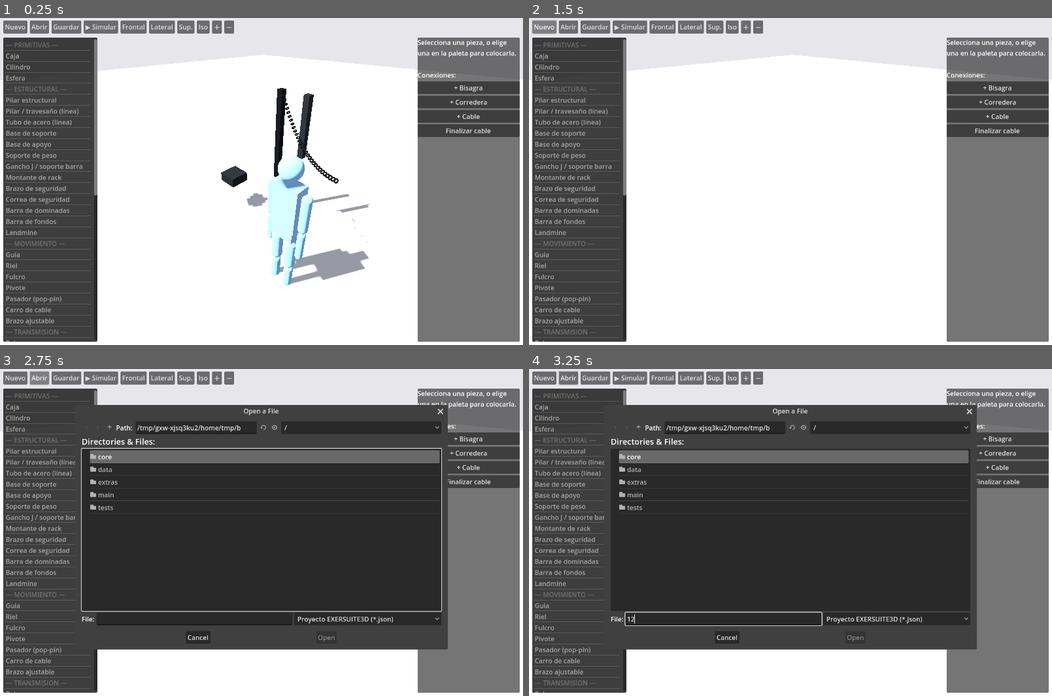
Above: before the commit, frames 1-4 (two rows, left to right).
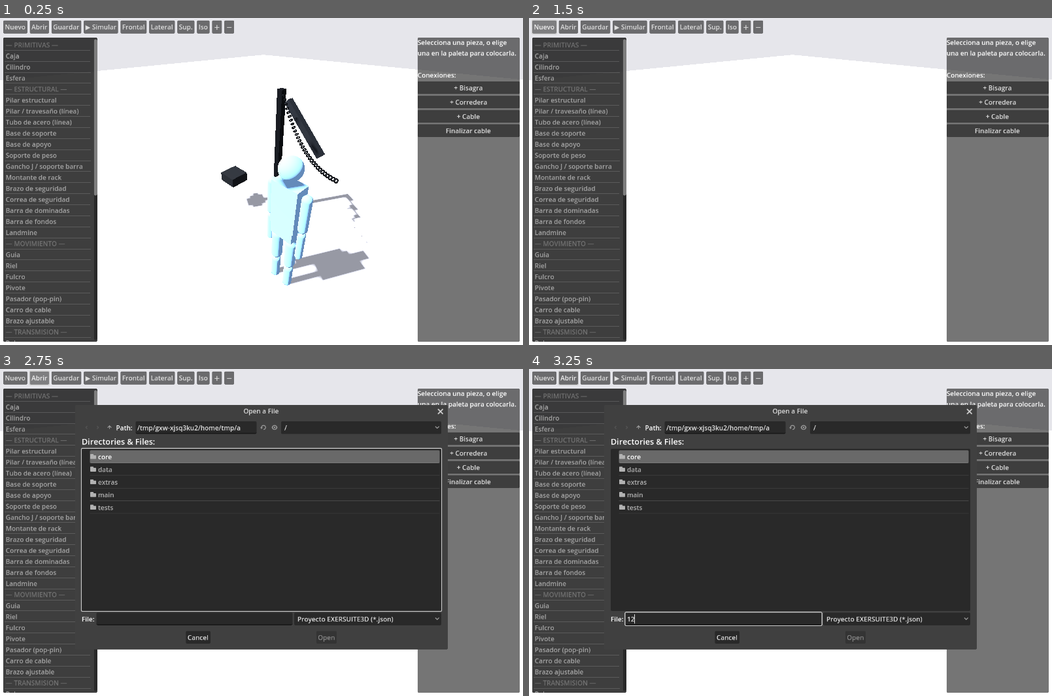
Above: after the commit, the same moments.

Repository: amaturanas-sys/EXERSUITE3D
Game: Godot game, scene res://main/Main.tscn
The game is run twice, just before and just after one commit, with the same random seed, the same clock (stepped at 60 frames per second) and the same inputs.
Inputs (mouse positions are in pixels of both pictures, inside the frame that each line leads up to):
- Up to frame 1 (0.25 s): no input
- Up to frame 2 (1.5 s): click "Nuevo" at 0.5 s; click "Nuevo" at 1.25 s
- Up to frame 3 (2.75 s): click "Abrir" at 2 s
- Up to frame 4 (3.25 s): click (722, 617) at 2.77 s; type "12" at 2.85 s

The runs differ from the first frame. In frame 1, 0.6% of the frame differs, in the area x 54-71%, y 23-62%; in frame 2, nothing differs; in frame 3, less than 0.1%; in frame 4, less than 0.1%.

Commit message:
Demo con péndulo fuera de equilibrio (el motor tenía razón)
La CI mostró que el brazo de la demo colgaba exactamente en su equilibrio
(ancla sobre el centro de masas) y por eso no oscilaba: física correcta,
expectativa del test incorrecta. El brazo arranca ahora rotado 45° con el
ancla en su extremo superior rotado, así el péndulo oscila de verdad tanto en
la prueba de humo como al probar la demo a mano.

Co-Authored-By: Claude Fable 5 <noreply@anthropic.com>
Claude-Session: https://claude.ai/code/session_014fW5t7kk9L1bzdCPk4pmbH

Diff:
--- a/godot/extras/proyecto-ejemplo.json
+++ b/godot/extras/proyecto-ejemplo.json
@@ -56,8 +56,8 @@
    "quaternion": [
     0,
     0,
-    0,
-    1
+    0.38268343,
+    0.92387953
    ],
    "scale": [
     1,
@@ -105,8 +105,8 @@
    "bodyAId": "o1",
    "bodyBId": "o2",
    "anchor": [
-    40,
-    200,
+    11.72,
+    188.28,
     0
    ],
    "axis": "z",
--- a/godot/main/main.gd
+++ b/godot/main/main.gd
@@ -81,7 +81,7 @@
 			{"id": "o2", "name": "Brazo", "componentId": "brazo-ajustable", "materialId": "acero",
 			 "params": {"kind": "box", "width": 8, "height": 80, "depth": 8},
 			 "physics": {"massKg": 4, "fixed": false},
-			 "position": [40, 160, 0], "quaternion": [0, 0, 0, 1], "scale": [1, 1, 1]},
+			 "position": [40, 160, 0], "quaternion": [0, 0, 0.38268343, 0.92387953], "scale": [1, 1, 1]},
 			{"id": "o3", "name": "Bloque", "componentId": "bloque-peso", "materialId": "hierro-fundido",
 			 "params": {"kind": "box", "width": 30, "height": 15, "depth": 30},
 			 "physics": {"massKg": 20, "fixed": false},
@@ -89,7 +89,7 @@
 		],
 		"joints": [
 			{"name": "Bisagra", "kind": "revolute", "bodyAId": "o1", "bodyBId": "o2",
-			 "anchor": [40, 200, 0], "axis": "z", "limitsEnabled": false,
+			 "anchor": [11.72, 188.28, 0], "axis": "z", "limitsEnabled": false,
 			 "min": -90, "max": 90, "motor": {"enabled": false, "targetVel": 0, "factor": 1}},
 		],
 		"cables": [],
